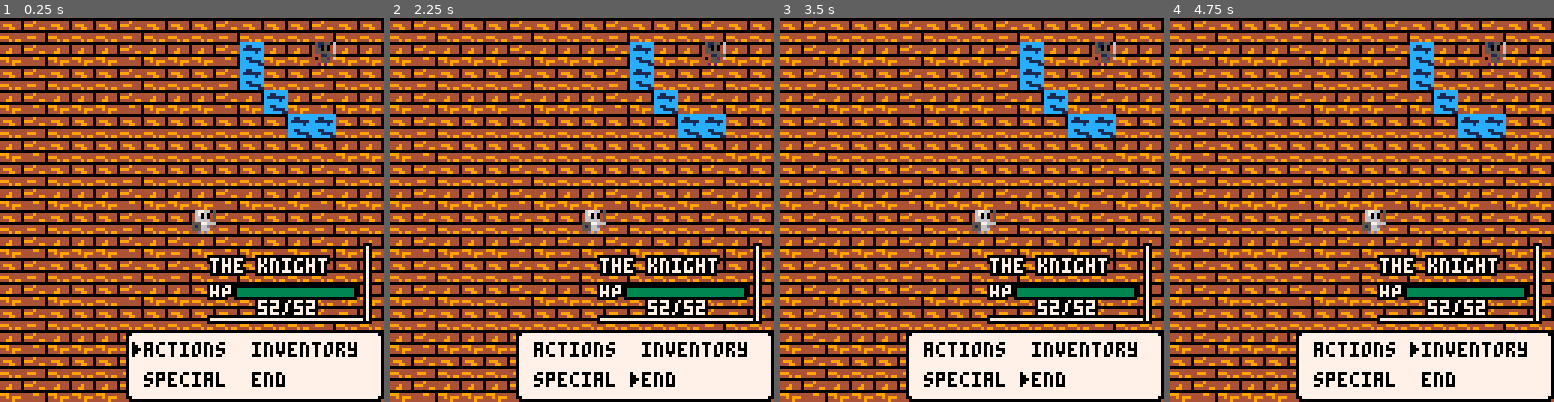
Above: before the commit, frames 1-4 (left to right).
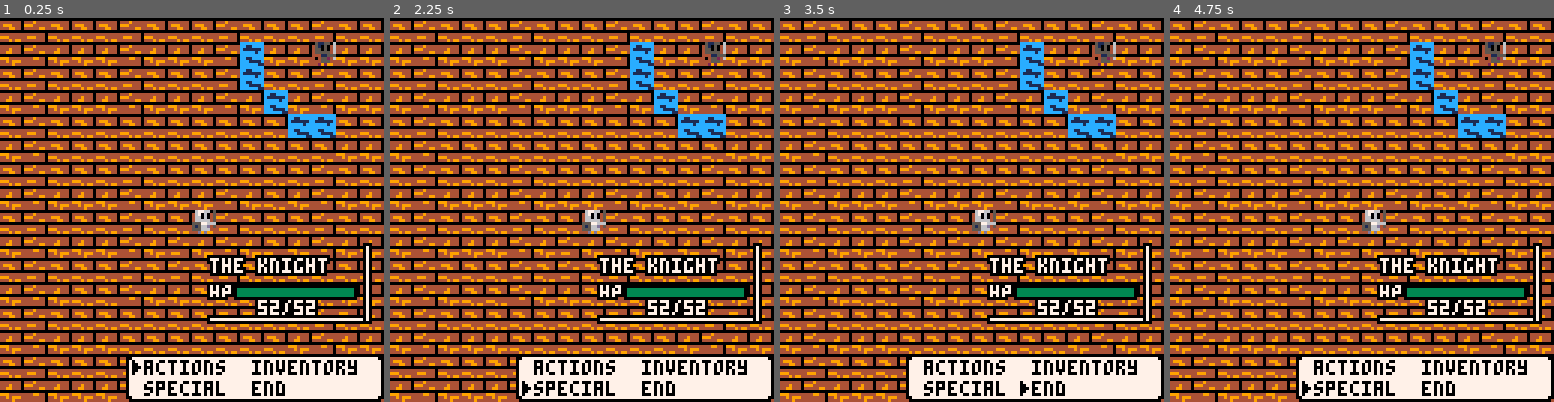
Above: after the commit, the same moments.

Repository: graphitical/d8-knight
Game: PICO-8 cartridge main.p8
The game is run twice, just before and just after one commit, with the same random seed, the same clock (stepped at 60 frames per second) and the same inputs.
Inputs:
- Up to frame 1 (0.25 s): no input
- Up to frame 2 (2.25 s): tap X (X key) at 0.33, 1.07, 1.85 s; tap O (Z key) at 0.7, 1.7, 2.1 s; hold Right 1.6-2.1 s; hold Up from 2.15 s (still down)
- Up to frame 3 (3.5 s): release Up at 2.42 s; hold Right 2.47-3.03 s; tap O (Z key) at 2.5, 2.9, 3.3 s; tap X (X key) at 2.97 s; hold Left from 3.08 s (still down)
- Up to frame 4 (4.75 s): release Left at 3.58 s; hold Down 3.63-3.97 s; tap O (Z key) at 3.7, 4.1, 4.5 s; hold Right 4.02-4.68 s; tap X (X key) at 4.08 s; hold Up from 4.73 s (still down)

The runs differ from the first frame. In frame 1, 5.4% of the frame differs, in the area x 32-100%, y 82-99%; in frame 2, 5.5%; in frame 3, 5.4%; in frame 4, 5.4%.

Commit message:
Make selection menu enhancements
1. 16px window height
2. Directional arrow key inputs

Diff:
--- a/main.p8
+++ b/main.p8
@@ -500,7 +500,7 @@
   pcurr = chars[pturn]
 -- combat menu stack
   windowStack = WindowStack:new()
-  local x,y,w,h=64,112,86,24
+  local x,y,w,h=64,112,86,16
 
   -- ***** SELECTION MENU *****
   local selectionWindow = Window:new('selection',128-w,128-h,w,h,0,7)
@@ -512,22 +512,24 @@
   function selectionWindow:draw()
     draw_box(self.x,self.y,self.w,self.h,self.bc,self.ic)
     for i, item in ipairs(self.items) do
-      ?item,self.x+6+36*((i-1)\2),self.y+4+10*((i-1)%2),0
-    end
-    ?"\23",self.x+2+36*(self.s\2),self.y+4+10*(self.s%2),0
+      ?item,self.x+6+36*((i-1)\2),self.y+2+7*((i-1)%2),0
+    end
+    ?"\23",self.x+2+36*(self.s\2),self.y+2+7*(self.s%2),0
   end
   function selectionWindow:update()
-    if (key < 0) return
-    if (key >= 0 and key < 4) then
-      local d = dirx[key+1] | diry[key+1]
-      self.s=(self.s+d)%#self.items
-    end
-    if (key == 4) then
-      self.s=3 -- go to end
-    end
-    if (key == 5) then
+    local s = self.s
+    if key < 0 then
+      return
+    elseif key <= 1 then
+      s = (s+2*dirx[key+1])%4
+    elseif key <= 3 then
+      s = (s+diry[key+1])%2 + flr(s/2)*2
+    elseif key == 4 then
+      s = 3
+    elseif key == 5 then
       self.xHandler()
     end
+    self.s = s
   end
   windowStack:push(selectionWindow)
 
